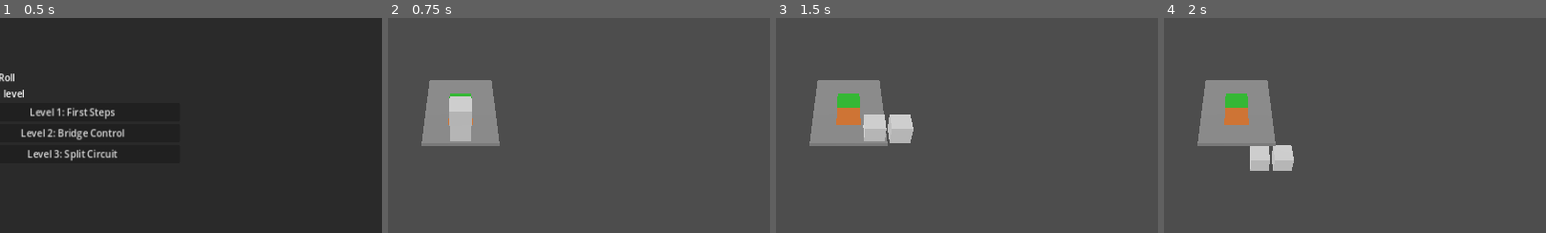
Above: before the commit, frames 1-4 (left to right).
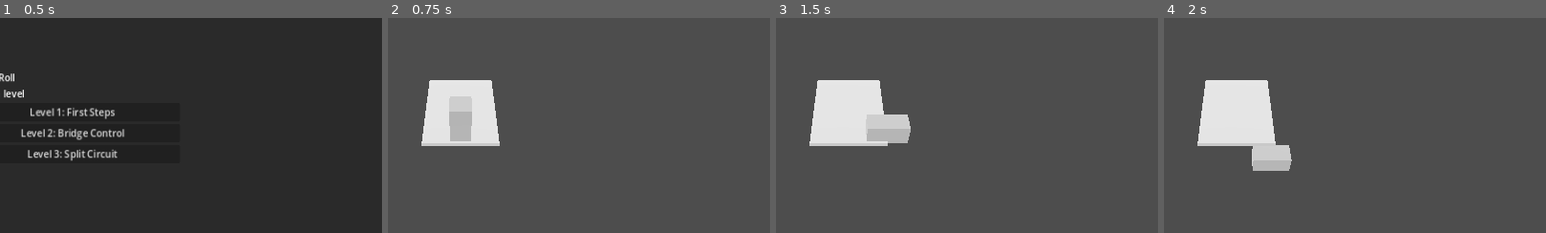
Above: after the commit, the same moments.

Repository: ansonwhc/vibe-game-blocky
Game: Godot game, scene res://scenes/main.tscn
The game is run twice, just before and just after one commit, with the same random seed, the same clock (stepped at 60 frames per second) and the same inputs.
Inputs (mouse positions are % of the whole screen's width and height, from its top left):
- Up to frame 1 (0.5 s): no input
- Up to frame 2 (0.75 s): click "Level 1: First Steps" at 0.5 s
- Up to frame 3 (1.5 s): tap Enter at 1.25 s; move the mouse to (72, 45) at 1.27 s; hold D (move_right) from 1.28 s (still down); tap Tab (switch_half) at 1.35 s; click (72, 45) at 1.42 s
- Up to frame 4 (2 s): keep holding D (move_right)
The pictures show only the part of the screen within x 40-90%, y 27-77%; the shares and areas given below are measured in that part.

Frame 1 is identical in both runs. In frame 2, 4.4% of the frame differs, in the area x 8-30%, y 28-60%; in frame 3, 5.2%; in frame 4, 5.9%, in the area x 8-34%, y 28-72%.

Commit message:
fixed rotation

Diff:
--- a/scenes/block.tscn
+++ b/scenes/block.tscn
@@ -5,6 +5,8 @@
 [node name="Block" type="Node3D"]
 script = ExtResource(1)
 
+[node name="Combined" type="MeshInstance3D" parent="."]
+
 [node name="CubeA" type="MeshInstance3D" parent="."]
 
 [node name="CubeB" type="MeshInstance3D" parent="."]
--- a/scripts/block_visual.gd
+++ b/scripts/block_visual.gd
@@ -1,6 +1,9 @@
 extends Node3D
 class_name BlockVisual
 
+const BLOCK_TEXTURE_PATH = "res://addons/prototype_mini_bundle/prototype_light.png"
+
+@onready var combined: MeshInstance3D = $Combined
 @onready var cube_a: MeshInstance3D = $CubeA
 @onready var cube_b: MeshInstance3D = $CubeB
 
@@ -11,6 +14,8 @@
 
 var base_color := Color(0.9, 0.9, 0.9)
 var active_color := Color(1.0, 0.85, 0.4)
+var base_material: StandardMaterial3D
+var active_material: StandardMaterial3D
 
 func configure(new_tile_size: float, new_tile_thickness: float, new_cube_size: float, new_grid_origin: Vector3) -> void:
 	tile_size = new_tile_size
@@ -20,56 +25,173 @@
 	_apply_meshes()
 
 func set_cells(cell_a: Vector2i, cell_b: Vector2i, is_split: bool, active_half: int) -> void:
-	_apply_positions(cell_a, cell_b, is_split)
+	if is_split:
+		_show_split()
+		_apply_split_positions(cell_a, cell_b)
+	else:
+		_show_combined()
+		_apply_combined_transform(cell_a, cell_b)
 	set_active_half(active_half, is_split)
 
-func animate_to(cell_a: Vector2i, cell_b: Vector2i, is_split: bool, active_half: int, duration: float) -> void:
-	var positions = _get_cube_positions(cell_a, cell_b, is_split)
-	var tween := create_tween()
-	tween.tween_property(cube_a, "global_position", positions[0], duration).set_trans(Tween.TRANS_SINE).set_ease(Tween.EASE_IN_OUT)
-	tween.parallel().tween_property(cube_b, "global_position", positions[1], duration).set_trans(Tween.TRANS_SINE).set_ease(Tween.EASE_IN_OUT)
-	await tween.finished
+func animate_to(prev_a: Vector2i, prev_b: Vector2i, next_a: Vector2i, next_b: Vector2i, is_split: bool, active_half: int, duration: float) -> void:
+	if is_split:
+		_show_split()
+		var positions = _split_cube_positions(next_a, next_b)
+		var tween := create_tween()
+		tween.tween_property(cube_a, "global_position", positions[0], duration).set_trans(Tween.TRANS_SINE).set_ease(Tween.EASE_IN_OUT)
+		tween.parallel().tween_property(cube_b, "global_position", positions[1], duration).set_trans(Tween.TRANS_SINE).set_ease(Tween.EASE_IN_OUT)
+		await tween.finished
+	else:
+		_show_combined()
+		await _animate_roll(prev_a, prev_b, next_a, next_b, duration)
 	set_active_half(active_half, is_split)
 
 func animate_fall(drop_distance: float, duration: float) -> void:
 	var tween := create_tween()
-	tween.tween_property(cube_a, "global_position", cube_a.global_position + Vector3(0.0, -drop_distance, 0.0), duration)
-	tween.parallel().tween_property(cube_b, "global_position", cube_b.global_position + Vector3(0.0, -drop_distance, 0.0), duration)
+	if combined.visible:
+		tween.tween_property(combined, "global_position", combined.global_position + Vector3(0.0, -drop_distance, 0.0), duration)
+	else:
+		tween.tween_property(cube_a, "global_position", cube_a.global_position + Vector3(0.0, -drop_distance, 0.0), duration)
+		tween.parallel().tween_property(cube_b, "global_position", cube_b.global_position + Vector3(0.0, -drop_distance, 0.0), duration)
 	await tween.finished
 
 func set_active_half(active_half: int, is_split: bool) -> void:
 	if not is_split:
-		_set_cube_color(cube_a, base_color)
-		_set_cube_color(cube_b, base_color)
+		_set_cube_material(combined, base_material)
 		return
-	_set_cube_color(cube_a, active_color if active_half == 0 else base_color)
-	_set_cube_color(cube_b, active_color if active_half == 1 else base_color)
+	_set_cube_material(cube_a, active_material if active_half == 0 else base_material)
+	_set_cube_material(cube_b, active_material if active_half == 1 else base_material)
 
 func _apply_meshes() -> void:
-	var mesh := BoxMesh.new()
-	mesh.size = Vector3(cube_size, cube_size, cube_size)
-	cube_a.mesh = mesh
-	cube_b.mesh = mesh
-	_set_cube_color(cube_a, base_color)
-	_set_cube_color(cube_b, base_color)
+	_ensure_materials()
+	var cube_mesh := BoxMesh.new()
+	cube_mesh.size = Vector3(cube_size, cube_size, cube_size)
+	cube_a.mesh = cube_mesh
+	cube_b.mesh = cube_mesh
+	var combined_mesh := BoxMesh.new()
+	combined_mesh.size = Vector3(cube_size * 2.0, cube_size, cube_size)
+	combined.mesh = combined_mesh
+	_set_cube_material(cube_a, base_material)
+	_set_cube_material(cube_b, base_material)
+	_set_cube_material(combined, base_material)
 
-func _apply_positions(cell_a: Vector2i, cell_b: Vector2i, is_split: bool) -> void:
-	var positions = _get_cube_positions(cell_a, cell_b, is_split)
+func _apply_split_positions(cell_a: Vector2i, cell_b: Vector2i) -> void:
+	var positions = _split_cube_positions(cell_a, cell_b)
 	cube_a.global_position = positions[0]
 	cube_b.global_position = positions[1]
 
-func _get_cube_positions(cell_a: Vector2i, cell_b: Vector2i, is_split: bool) -> Array:
+func _apply_combined_transform(cell_a: Vector2i, cell_b: Vector2i) -> void:
+	combined.global_transform = _combined_transform(cell_a, cell_b)
+
+func _split_cube_positions(cell_a: Vector2i, cell_b: Vector2i) -> Array:
 	var base_y = tile_thickness * 0.5 + cube_size * 0.5
 	var pos_a = _cell_to_world(cell_a) + Vector3(0.0, base_y, 0.0)
 	var pos_b = _cell_to_world(cell_b) + Vector3(0.0, base_y, 0.0)
-	if not is_split and cell_a == cell_b:
-		pos_b.y += cube_size
 	return [pos_a, pos_b]
+
+func _combined_transform(cell_a: Vector2i, cell_b: Vector2i) -> Transform3D:
+	var center = _combined_center(cell_a, cell_b)
+	var basis = _combined_basis(cell_a, cell_b)
+	return Transform3D(basis, center)
+
+func _combined_center(cell_a: Vector2i, cell_b: Vector2i) -> Vector3:
+	var flat_y = tile_thickness * 0.5 + cube_size * 0.5
+	var upright_y = tile_thickness * 0.5 + cube_size
+	if cell_a == cell_b:
+		var pos = _cell_to_world(cell_a)
+		pos.y = upright_y
+		return pos
+	var pos_a = _cell_to_world(cell_a)
+	var pos_b = _cell_to_world(cell_b)
+	var center = (pos_a + pos_b) * 0.5
+	center.y = flat_y
+	return center
+
+func _combined_basis(cell_a: Vector2i, cell_b: Vector2i) -> Basis:
+	if cell_a == cell_b:
+		return Basis(Vector3(0.0, 0.0, 1.0), PI * 0.5)
+	if cell_a.y == cell_b.y:
+		return Basis.IDENTITY
+	return Basis(Vector3.UP, PI * 0.5)
 
 func _cell_to_world(cell: Vector2i) -> Vector3:
 	return Vector3(cell.x * tile_size, 0.0, cell.y * tile_size) + grid_origin
 
-func _set_cube_color(cube: MeshInstance3D, color: Color) -> void:
-	var material := StandardMaterial3D.new()
-	material.albedo_color = color
+func _ensure_materials() -> void:
+	if base_material != null:
+		return
+	base_material = StandardMaterial3D.new()
+	var texture = _load_texture(BLOCK_TEXTURE_PATH)
+	if texture != null:
+		base_material.albedo_texture = texture
+		base_material.uv1_triplanar = true
+	base_material.albedo_color = base_color
+	active_material = base_material.duplicate() as StandardMaterial3D
+	active_material.albedo_color = active_color
+
+func _load_texture(texture_path: String) -> Texture2D:
+	var image := Image.new()
+	if image.load(texture_path) != OK:
+		push_warning("Block texture missing: %s" % texture_path)
+		return null
+	return ImageTexture.create_from_image(image)
+
+func _set_cube_material(cube: MeshInstance3D, material: StandardMaterial3D) -> void:
 	cube.material_override = material
+
+func _show_split() -> void:
+	combined.visible = false
+	cube_a.visible = true
+	cube_b.visible = true
+
+func _show_combined() -> void:
+	combined.visible = true
+	cube_a.visible = false
+	cube_b.visible = false
+
+func _animate_roll(prev_a: Vector2i, prev_b: Vector2i, next_a: Vector2i, next_b: Vector2i, duration: float) -> void:
+	var start_transform = combined.global_transform
+	var target_transform = _combined_transform(next_a, next_b)
+	var move_dir = target_transform.origin - start_transform.origin
+	move_dir.y = 0.0
+	if move_dir.length() < 0.001:
+		combined.global_transform = target_transform
+		return
+	var pivot = _pivot_for_move(prev_a, prev_b, move_dir)
+	var axis = _axis_for_move(move_dir)
+	var plus_transform = _rotated_transform(start_transform, pivot, axis, PI * 0.5)
+	var minus_transform = _rotated_transform(start_transform, pivot, axis, -PI * 0.5)
+	var angle := PI * 0.5
+	if minus_transform.origin.distance_to(target_transform.origin) < plus_transform.origin.distance_to(target_transform.origin):
+		angle = -PI * 0.5
+	var tween := create_tween()
+	tween.tween_method(_apply_roll_transform.bind(start_transform, pivot, axis, angle), 0.0, 1.0, duration).set_trans(Tween.TRANS_SINE).set_ease(Tween.EASE_IN_OUT)
+	await tween.finished
+	combined.global_transform = target_transform
+
+func _apply_roll_transform(t: float, start_transform: Transform3D, pivot: Vector3, axis: Vector3, angle: float) -> void:
+	combined.global_transform = _rotated_transform(start_transform, pivot, axis, angle * t)
+
+func _pivot_for_move(cell_a: Vector2i, cell_b: Vector2i, move_dir: Vector3) -> Vector3:
+	var min_x = min(cell_a.x, cell_b.x)
+	var max_x = max(cell_a.x, cell_b.x)
+	var min_y = min(cell_a.y, cell_b.y)
+	var max_y = max(cell_a.y, cell_b.y)
+	var pivot_x = float(min_x + max_x) * 0.5
+	var pivot_y = float(min_y + max_y) * 0.5
+	if abs(move_dir.x) > abs(move_dir.z):
+		pivot_x = float(max_x + 0.5) if move_dir.x > 0.0 else float(min_x - 0.5)
+	else:
+		pivot_y = float(max_y + 0.5) if move_dir.z > 0.0 else float(min_y - 0.5)
+	return Vector3(pivot_x * tile_size, tile_thickness * 0.5, pivot_y * tile_size) + grid_origin
+
+func _axis_for_move(move_dir: Vector3) -> Vector3:
+	if abs(move_dir.x) > abs(move_dir.z):
+		return Vector3(0.0, 0.0, 1.0)
+	return Vector3(1.0, 0.0, 0.0)
+
+func _rotated_transform(start: Transform3D, pivot: Vector3, axis: Vector3, angle: float) -> Transform3D:
+	var rot_basis = Basis(axis, angle)
+	var new_basis = rot_basis * start.basis
+	var new_origin = pivot + rot_basis * (start.origin - pivot)
+	return Transform3D(new_basis, new_origin)
--- a/scripts/game_manager.gd
+++ b/scripts/game_manager.gd
@@ -100,7 +100,7 @@
 	move_count += 1
 	emit_signal("move_count_changed", move_count)
 	is_moving = true
-	await block_visual.animate_to(next_a, next_b, is_split, active_half, move_duration)
+	await block_visual.animate_to(cell_a, cell_b, next_a, next_b, is_split, active_half, move_duration)
 	cell_a = next_a
 	cell_b = next_b
 	await _post_move(previous_cells)
--- a/scripts/tile.gd
+++ b/scripts/tile.gd
@@ -1,5 +1,15 @@
 extends Node3D
 class_name Tile
+
+const TEXTURE_DARK_PATH = "res://addons/prototype_mini_bundle/prototype_dark.png"
+const TEXTURE_GREEN_PATH = "res://addons/prototype_mini_bundle/prototype_green.png"
+const TEXTURE_ORANGE_PATH = "res://addons/prototype_mini_bundle/prototype_orange.png"
+const TEXTURE_PURPLE_PATH = "res://addons/prototype_mini_bundle/prototype_purple.png"
+const TEXTURE_RED_PATH = "res://addons/prototype_mini_bundle/prototype_red.png"
+const TEXTURE_BLUE_PATH = "res://addons/prototype_mini_bundle/prototype_blue.png"
+const TEXTURE_LIGHT_PATH = "res://addons/prototype_mini_bundle/prototype_light.png"
+
+static var material_cache: Dictionary = {}
 
 @onready var mesh_instance: MeshInstance3D = $Mesh
 
@@ -19,30 +29,45 @@
 	_apply_mesh(is_active)
 
 func _apply_mesh(is_active: bool) -> void:
+	_ensure_materials()
 	var mesh := BoxMesh.new()
 	mesh.size = Vector3(tile_size, tile_thickness, tile_size)
 	mesh_instance.mesh = mesh
-	var material := StandardMaterial3D.new()
-	material.albedo_color = _color_for_type(tile_type, is_active)
-	mesh_instance.material_override = material
+	mesh_instance.material_override = _material_for_type(tile_type, is_active)
 	if tile_type == "bridge":
 		visible = is_active
 	else:
 		visible = true
 
-func _color_for_type(tile_name: String, is_active: bool) -> Color:
-	match tile_name:
-		"goal":
-			return Color(0.2, 0.8, 0.2)
-		"weak":
-			return Color(0.9, 0.5, 0.2)
-		"switch":
-			return Color(0.85, 0.2, 0.2)
-		"button":
-			return Color(0.9, 0.7, 0.2)
-		"teleporter":
-			return Color(0.2, 0.5, 0.9)
-		"bridge":
-			return Color(0.25, 0.7, 0.85) if is_active else Color(0.2, 0.2, 0.2)
-		_:
-			return Color(0.6, 0.6, 0.6)
+static func _ensure_materials() -> void:
+	if not material_cache.is_empty():
+		return
+	material_cache["floor"] = _make_material(TEXTURE_DARK_PATH)
+	material_cache["goal"] = _make_material(TEXTURE_GREEN_PATH)
+	material_cache["weak"] = _make_material(TEXTURE_ORANGE_PATH)
+	material_cache["switch"] = _make_material(TEXTURE_RED_PATH)
+	material_cache["button"] = _make_material(TEXTURE_PURPLE_PATH)
+	material_cache["teleporter"] = _make_material(TEXTURE_BLUE_PATH)
+	material_cache["bridge_active"] = _make_material(TEXTURE_LIGHT_PATH)
+	material_cache["bridge_inactive"] = _make_material(TEXTURE_DARK_PATH, Color(0.5, 0.5, 0.5))
+
+static func _make_material(texture_path: String, tint: Color = Color(1.0, 1.0, 1.0)) -> StandardMaterial3D:
+	var material := StandardMaterial3D.new()
+	var texture = _load_texture(texture_path)
+	if texture != null:
+		material.albedo_texture = texture
+		material.uv1_triplanar = true
+	material.albedo_color = tint
+	return material
+
+static func _load_texture(texture_path: String) -> Texture2D:
+	var image := Image.new()
+	if image.load(texture_path) != OK:
+		push_warning("Tile texture missing: %s" % texture_path)
+		return null
+	return ImageTexture.create_from_image(image)
+
+func _material_for_type(tile_name: String, is_active: bool) -> StandardMaterial3D:
+	if tile_name == "bridge":
+		return material_cache["bridge_active"] if is_active else material_cache["bridge_inactive"]
+	return material_cache.get(tile_name, material_cache["floor"])
Not shown, changed: docs/CHANGELOG.md
Not shown, changed: prompt-chain/spec/2_PROJECT_RULES.md
